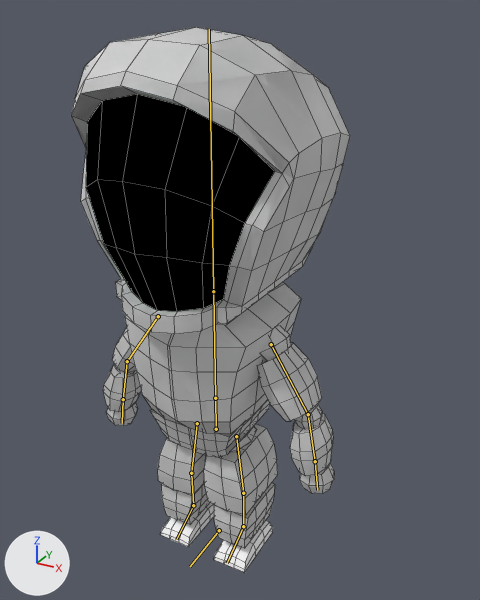
An edit to the Blender file Blender/astronaut_last.blend, drawn before and after from the same camera.
Camera for both pictures: a camera (50 mm lens) standing at (6.12, -10.15, 2.3) and looking at (0.41, 0.24, -2.9). Every picture has the same lights, and +X, +Y and +Z are marked at lower left. Both versions are drawn at the pose saved in each file; the numbers are the values there. The bones that bend it are drawn over the model as lines. Mesh edges are drawn as thin lines.

Names of what the first picture shows: 'Cabeza'.
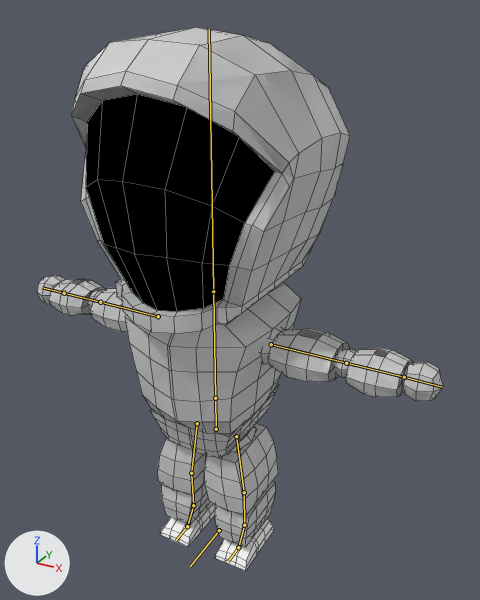
What differs and where, as boxes (x1, y1, x2, y2) in the pictures (480 x 600 px):
'Cabeza', posed (45% wider): before (71, 27, 350, 573); after (37, 27, 443, 571)
bone 'Upper Arm.L', root to tip: before (271, 344) to (308, 414); after (271, 344) to (346, 363)
bone 'Lower Arm.L', root to tip: before (308, 414) to (315, 461); after (346, 363) to (404, 377)
bone 'Upper Arm.R', root to tip: before (158, 316) to (127, 361); after (158, 316) to (100, 302)
bone 'Lower Arm.R', root to tip: before (127, 361) to (123, 399); after (100, 302) to (64, 293)

The change, as a list of edits to the scene's bpy script:
```text
Change bone_upper_arm_l:
    where bone_upper_arm_l = bpy.data.objects['Armature'].pose.bones['Upper Arm.L']  # child of 'Spine'
    bone_upper_arm_l.rotation_quaternion: (0.882, 0.021, 0.021, -0.47) -> (1.0, 0.0, 0.0, 0.0)  # degrees (1, 3, -56) -> degrees (0, 0, 0)
Change bone_lower_arm_l:
    where bone_lower_arm_l = bpy.data.objects['Armature'].pose.bones['Lower Arm.L']  # child of 'Upper Arm.L'
    bone_lower_arm_l.rotation_quaternion: (0.98, -0.019, -0.027, -0.199) -> (1.0, 0.0, 0.0, 0.0)  # degrees (-2, -3, -23) -> degrees (0, 0, 0)
Change bone_upper_arm_r:
    where bone_upper_arm_r = bpy.data.objects['Armature'].pose.bones['Upper Arm.R']  # child of 'Spine'
    bone_upper_arm_r.rotation_quaternion: (0.882, 0.021, -0.021, 0.47) -> (1.0, 0.0, 0.0, 0.0)  # degrees (1, -3, 56) -> degrees (0, 0, 0)
Change bone_lower_arm_r:
    where bone_lower_arm_r = bpy.data.objects['Armature'].pose.bones['Lower Arm.R']  # child of 'Upper Arm.R'
    bone_lower_arm_r.rotation_quaternion: (0.98, -0.019, 0.027, 0.199) -> (1.0, 0.0, 0.0, 0.0)  # degrees (-2, 3, 23) -> degrees (0, 0, 0)
Change bone_leg_ik_l:
    where bone_leg_ik_l = bpy.data.objects['Armature'].pose.bones['Leg IK.L']  # child of 'Bone'
    bone_leg_ik_l.location: (0.0, -0.05, 0.0) -> (0.0, 0.0, 0.0)
```
